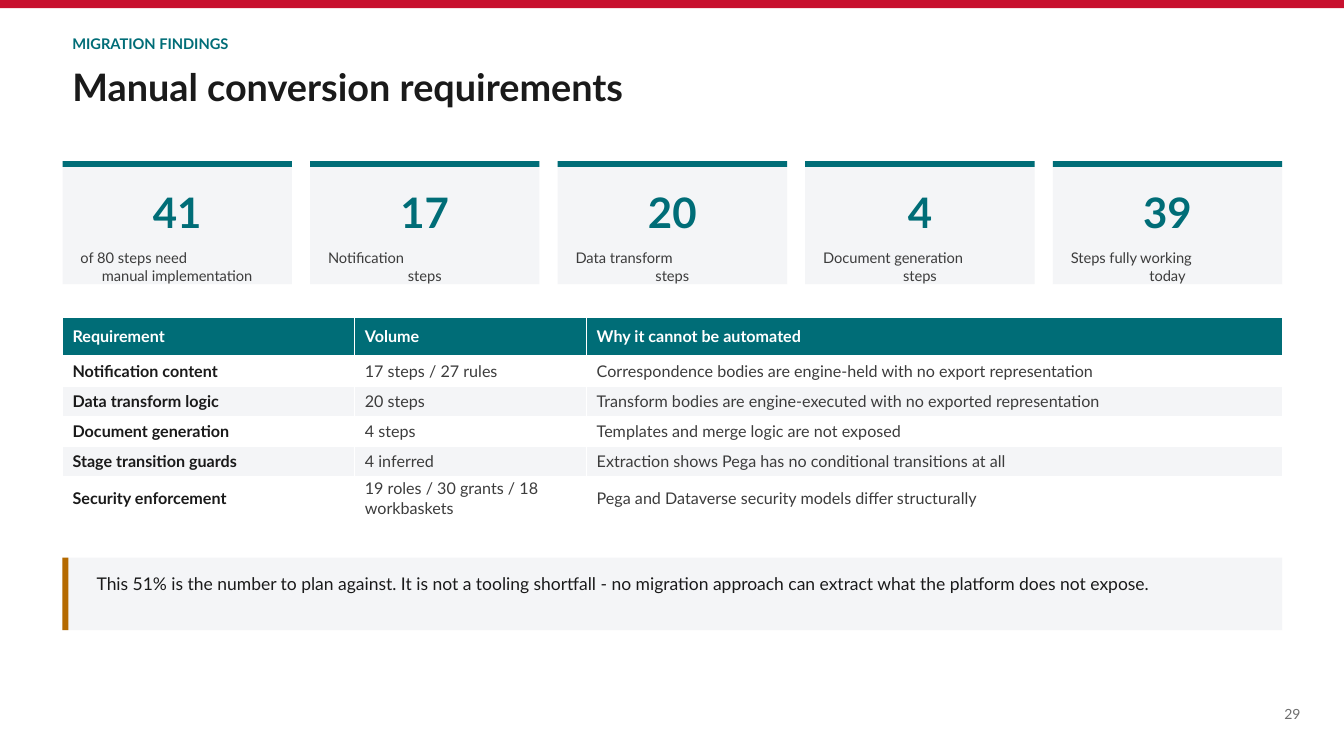
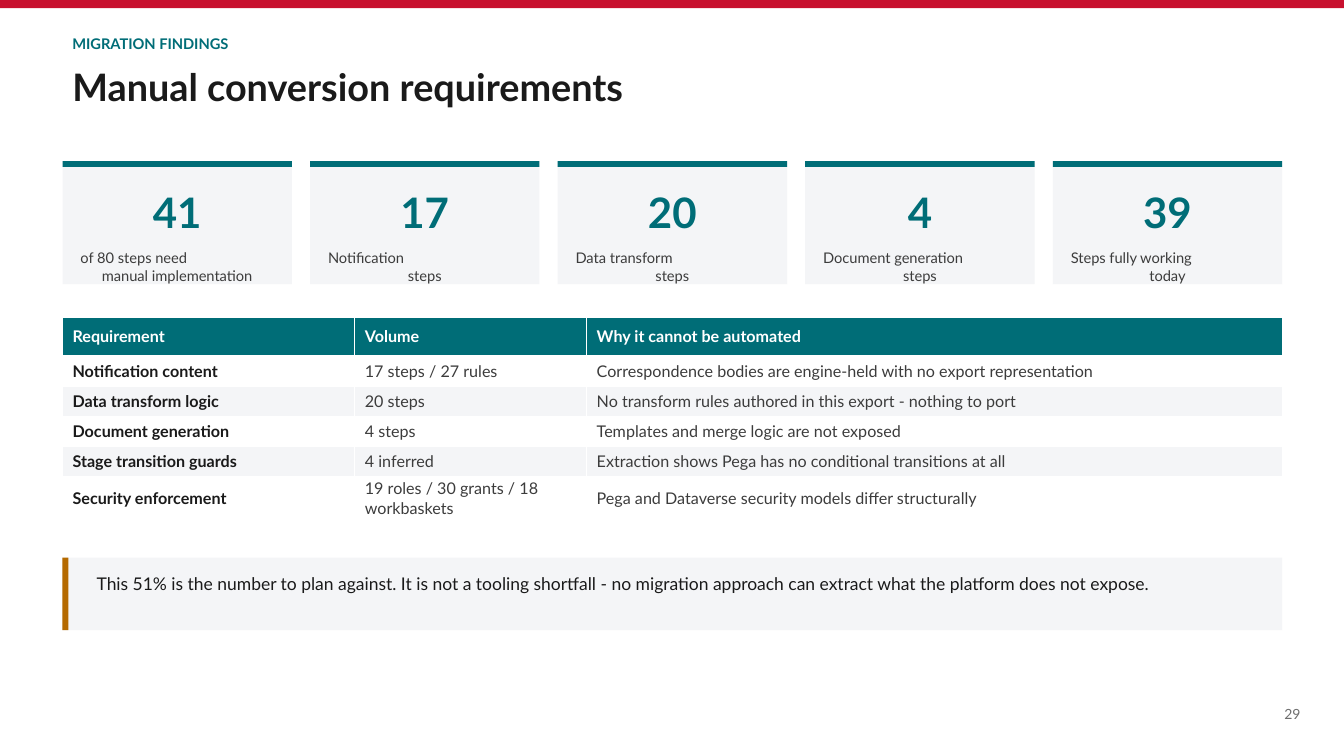
Before and after one commit to parclarke/LDD, a slide deck: slide 29 of lending-due-diligence-app/docs/Pega-to-PowerPlatform-Migration-PoC.pptx. Drawn at 1344x756 pixels with LibreOffice and Linux fonts; fonts in the diff are those of the drawing. Boxes give left, top, right and bottom in pixels: in the first picture for what was removed or moved away, otherwise in the second. Text is boxed around its words. In the diff, an @@ line names an element or a change of style, - is before the commit and + after.

```diff
--- a/lending-due-diligence-app/docs/Pega-to-PowerPlatform-Migration-PoC.pptx
+++ b/lending-due-diligence-app/docs/Pega-to-PowerPlatform-Migration-PoC.pptx
@@ table at bbox=[63, 318, 1282, 518] @@
-row 3, column 3: Transform bodies are engine-executed with no exported representation
+row 3, column 3: No transform rules authored in this export - nothing to port
```
Also in this commit, not shown: 2 other slides changed, 3 other files.
